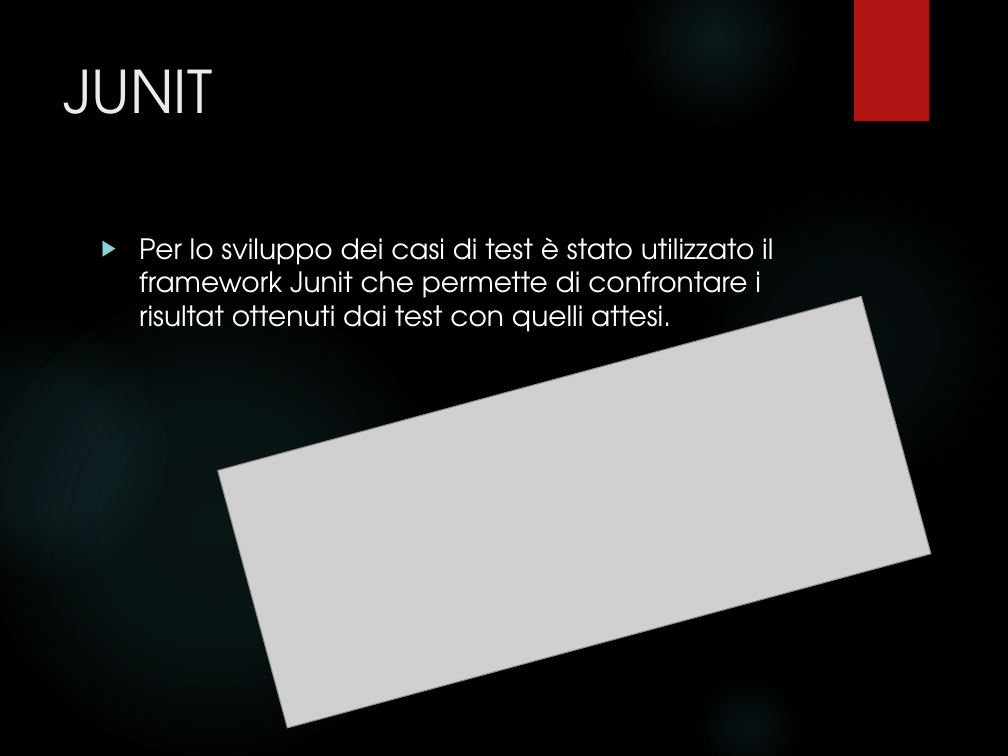
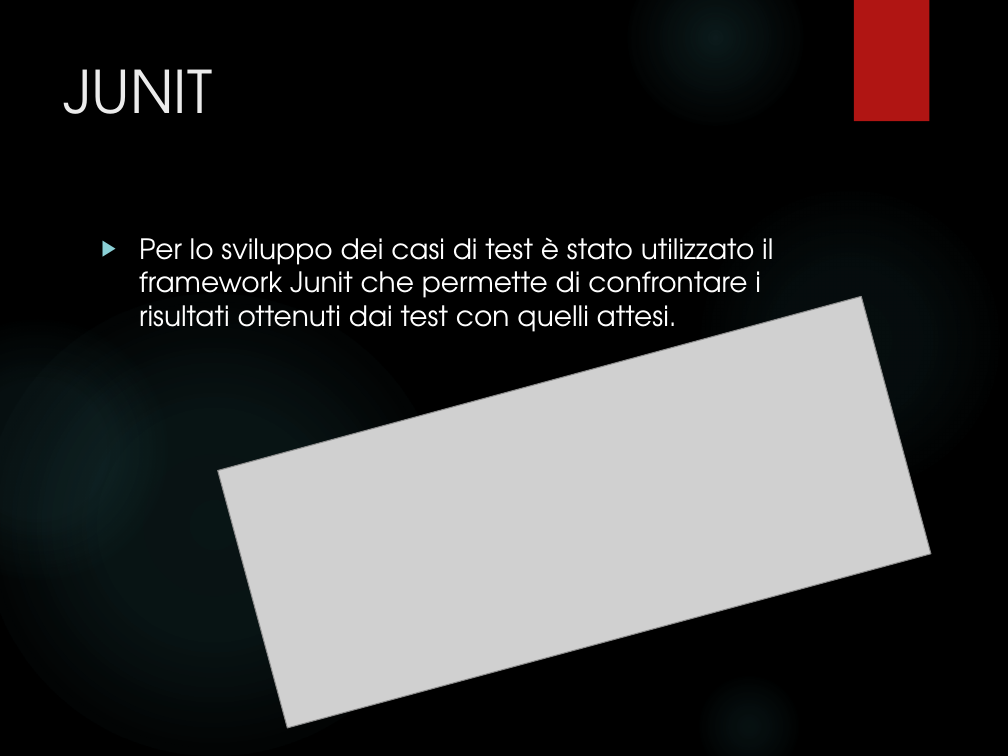
Before and after one commit to annafe/vviser-unisa, a slide deck: slide 10 of wiki/presentazione/APPROCCIO AL TESTING.pptx. Drawn at 1008x756 pixels with LibreOffice and Linux fonts; fonts in the diff are those of the drawing; grey boxes stand for pictures; background and template pictures are left out. Boxes give left, top, right and bottom in pixels: in the first picture for what was removed or moved away, otherwise in the second. Text is boxed around its words. In the diff, an @@ line names an element or a change of style, - is before the commit and + after.

```diff
--- a/wiki/presentazione/APPROCCIO AL TESTING.pptx
+++ b/wiki/presentazione/APPROCCIO AL TESTING.pptx
@@ text at box(139, 237, 773, 332): text changed @@
-▶ Per lo sviluppo dei casi di test è stato utilizzato il framework Junit che permette di confrontare i risultat ottenuti dai test con quelli attesi.
+▶ Per lo sviluppo dei casi di test è stato utilizzato il framework Junit che permette di confrontare i risultati ottenuti dai test con quelli attesi.
```
Also in this commit, not shown: 1 other slide changed.
